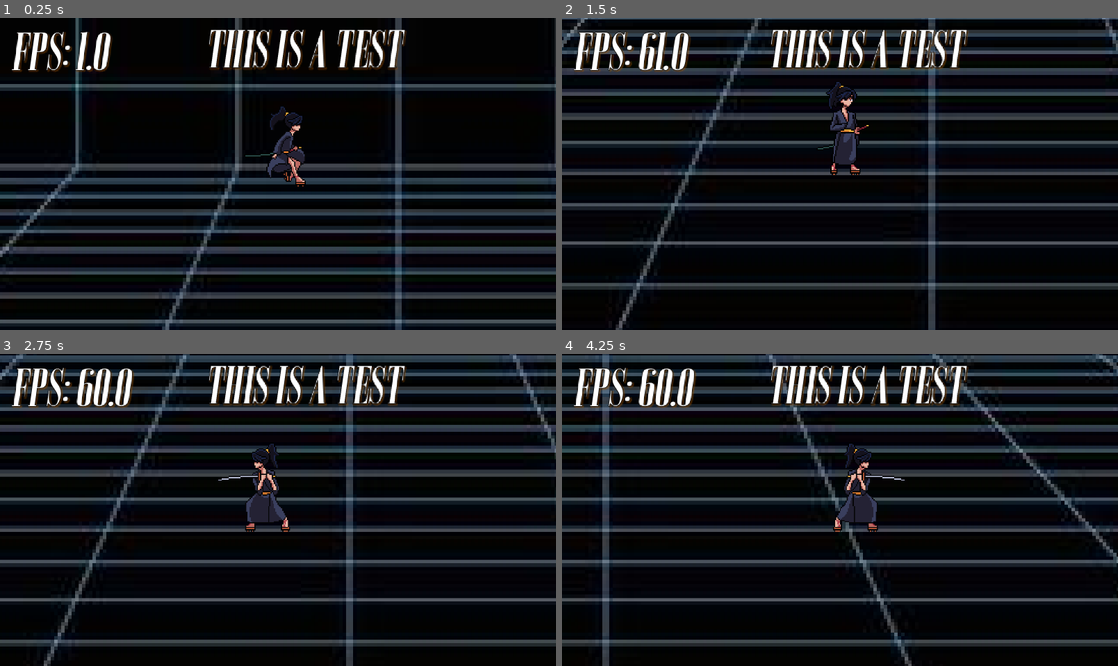
Above: before the commit, frames 1-4 (two rows, left to right).
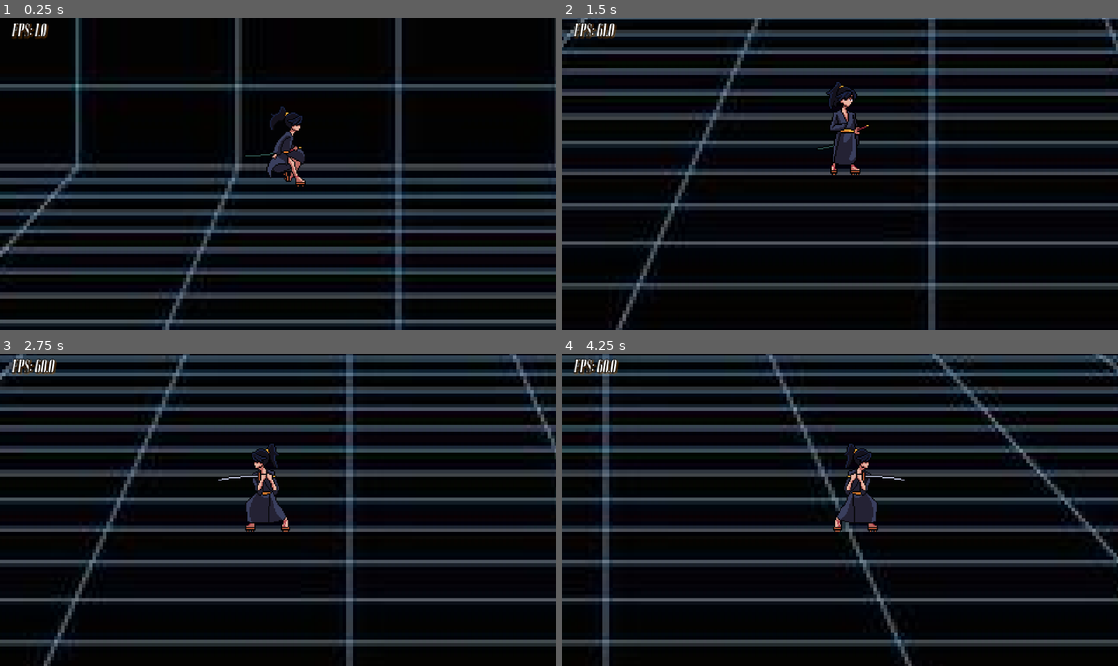
Above: after the commit, the same moments.

Repository: littlemoonjr/Fighting-Game-V1---Godot
Game: Godot game, scene res://scenes/main.tscn
Two runs of this game, one before a commit and one after it. Both use one fixed random seed, a clock stepped at 60 frames per second and the inputs below.
Inputs:
- Up to frame 1 (0.25 s): no input
- Up to frame 2 (1.5 s): tap Enter (ui_accept) at 0.5 s; hold F (blocking) 0.53-1.28 s; hold Right (move_right) from 0.53 s (still down); tap Space (jump) at 0.77 s; tap F (blocking) at 1.35 s
- Up to frame 3 (2.75 s): tap Space (jump) at 1.52 s; release Right (move_right) at 2.03 s; hold A (move_left) from 2.03 s (still down); hold F (blocking) from 2.03 s (still down)
- Up to frame 4 (4.25 s): release A (move_left) at 2.78 s; release F (blocking) at 2.78 s; hold Right (move_right) from 2.78 s (still down); tap F (blocking) at 2.85 s; tap Space (jump) at 3.02, 3.77 s; hold F (blocking) from 3.53 s (still down)

The runs differ from the first frame. In frame 1, 4.0% of the frame differs, in the area x 2-74%, y 1-18%; in frame 2, 4.3%; in frame 3, 4.5%; in frame 4, 4.5%.

Commit message:
Update main.tscn

Diff:
--- a/scenes/main.tscn
+++ b/scenes/main.tscn
@@ -10,7 +10,6 @@
 
 [sub_resource type="LabelSettings" id="LabelSettings_tbgi4"]
 font = ExtResource("4_jyhfs")
-font_size = 45
 outline_size = 2
 outline_color = Color(0, 0, 0, 1)
 shadow_size = 4
@@ -47,16 +46,6 @@
 offset_bottom = 40.0
 script = ExtResource("3_sugp2")
 
-[node name="test" type="Label" parent="CanvasLayer/Control" unique_id=1925064774]
-layout_mode = 0
-offset_left = 167.0
-offset_top = -2.0
-offset_right = 274.0
-offset_bottom = 45.0
-text = "THIS IS A TEST"
-label_settings = SubResource("LabelSettings_tbgi4")
-horizontal_alignment = 1
-
 [node name="Label" type="Label" parent="CanvasLayer/Control" unique_id=1232822765]
 layout_mode = 0
 offset_right = 40.0
